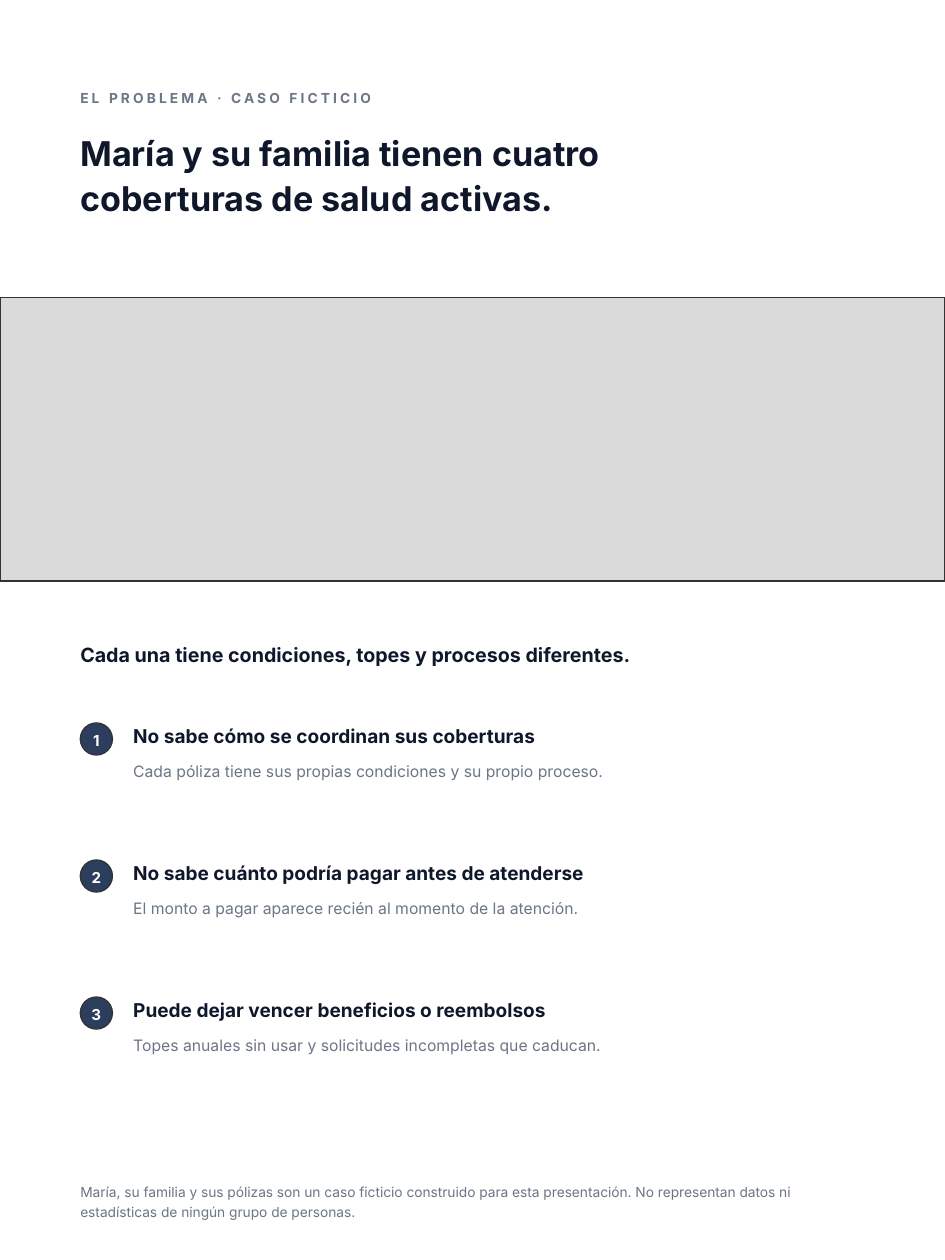
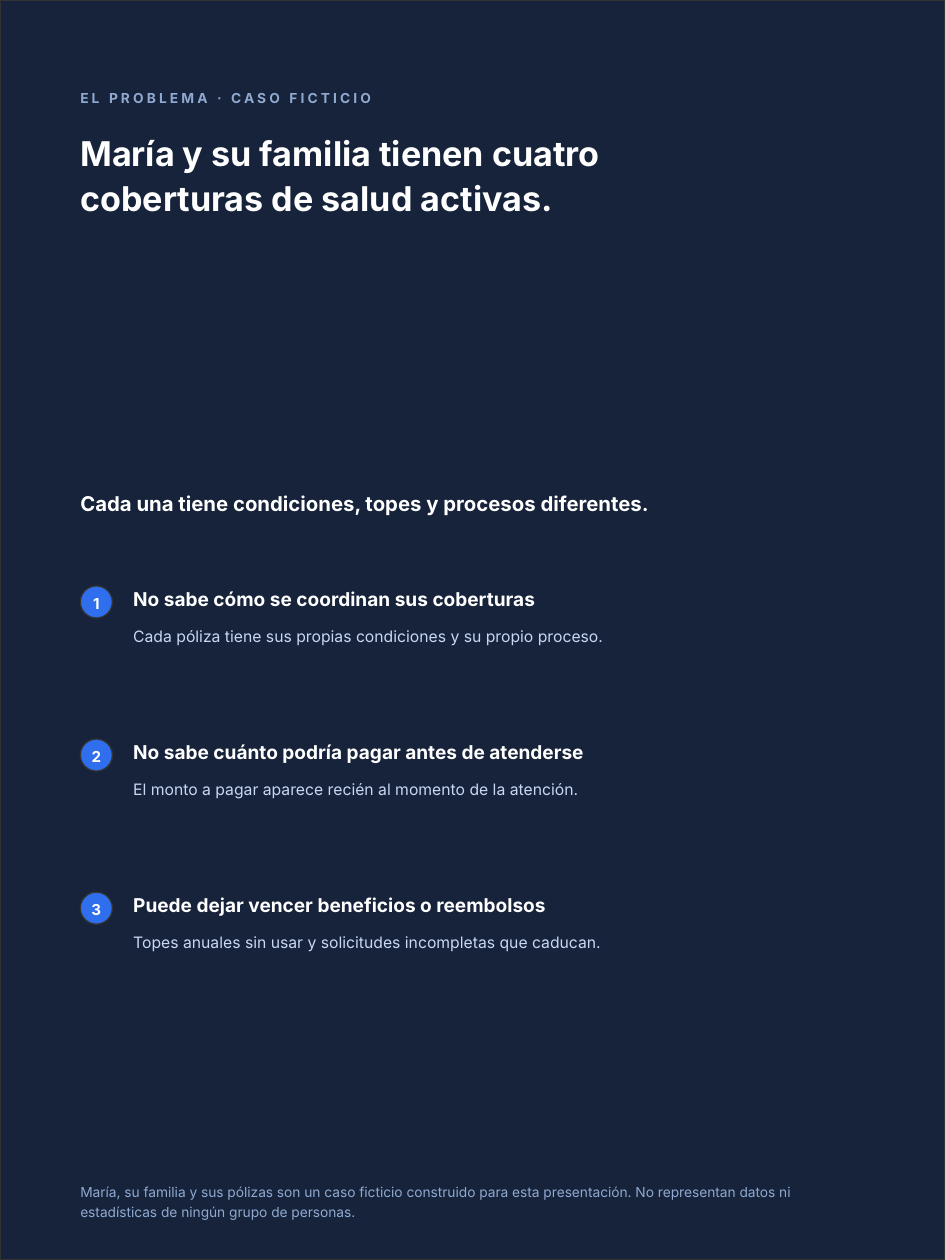
Before and after one commit to aplicatuseguro-cl/Prototipo-comercial, a slide deck: slide 2 of presentacion/Aplica-tu-Seguro-Presentacion-Comercial-v2.pptx. Drawn at 945x1260 pixels with LibreOffice and Linux fonts; fonts in the diff are those of the drawing; grey boxes stand for pictures; background and template pictures are left out. Boxes give left, top, right and bottom in pixels: in the first picture for what was removed or moved away, otherwise in the second. Text is boxed around its words. In the diff, an @@ line names an element or a change of style, - is before the commit and + after.

```diff
--- a/presentacion/Aplica-tu-Seguro-Presentacion-Comercial-v2.pptx
+++ b/presentacion/Aplica-tu-Seguro-Presentacion-Comercial-v2.pptx
@@ background #FFFFFF to picture (left out) @@
@@ rectangle added at (0, 0, 945, 1260), fill #16233A at 83% opacity, outline #333333 1 pt @@
@@ text "EL PROBLEMA · CASO FICTICIO" at (80, 93, 371, 103): text colour #6B7686 to #8FA9D0 @@
@@ text colour #0F172A to #FFFFFF in 4 elements at (133, 897, 545, 916), (133, 744, 583, 763), (133, 591, 535, 606), (80, 140, 600, 212) @@
@@ picture removed at (0, 298, 945, 581) @@
@@ rectangle removed at (0, 298, 945, 581) @@
@@ text "Cada una tiene condiciones, topes ...": place and size @@
-text "Cada una tiene condiciones, topes ..." at (80, 647, 631, 666)
+text "Cada una tiene condiciones, topes ..." at (80, 495, 649, 516)
@@ text "Cada una tiene condiciones, topes ..." at (80, 495, 649, 516): size 15 to 15.5 pt, text colour #0F172A to #FFFFFF @@
@@ 3 texts, 1 ellipse: place and size @@
-3 texts, 1 ellipse at (80, 723, 603, 780)
+3 texts, 1 ellipse at (80, 586, 603, 646)
@@ fill #2C3E5D to #2F6FED in 3 elements at (80, 892, 112, 924), (80, 739, 112, 771), (80, 586, 112, 618) @@
@@ text colour #6B7686 to #C8D8F0 in 3 elements at (133, 936, 601, 952), (133, 783, 578, 799), (133, 630, 603, 646) @@
@@ 3 texts, 1 ellipse: place and size @@
-3 texts, 1 ellipse at (80, 860, 583, 918)
+3 texts, 1 ellipse at (80, 739, 583, 799)
@@ 3 texts, 1 ellipse: place and size @@
-3 texts, 1 ellipse at (80, 997, 601, 1054)
+3 texts, 1 ellipse at (80, 892, 601, 952)
@@ text "María, su familia y sus ..." at (80, 1186, 790, 1220): text colour #6B7686 to #8FA9D0 @@
```
Also in this commit, not shown: 2 other slides changed, 10 other files.
